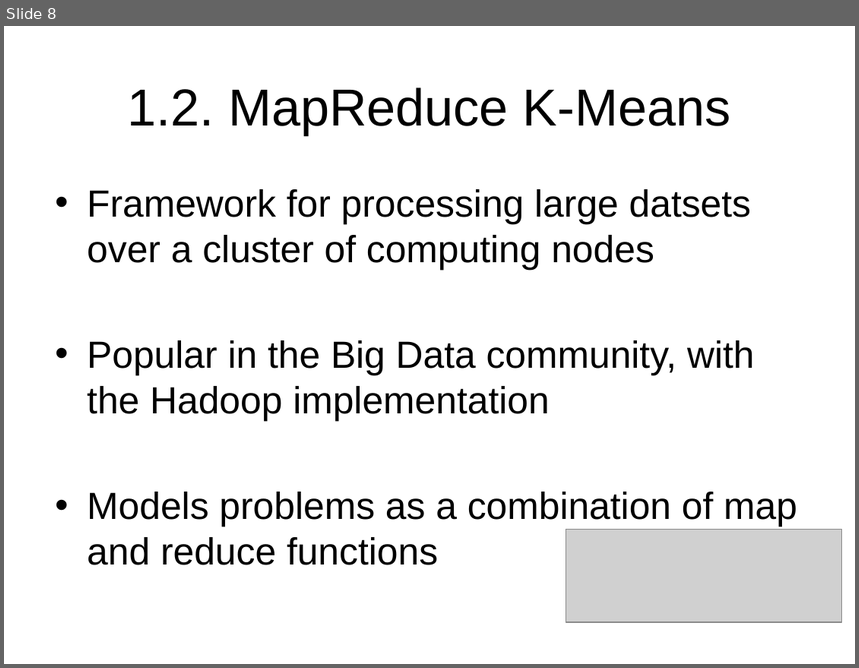
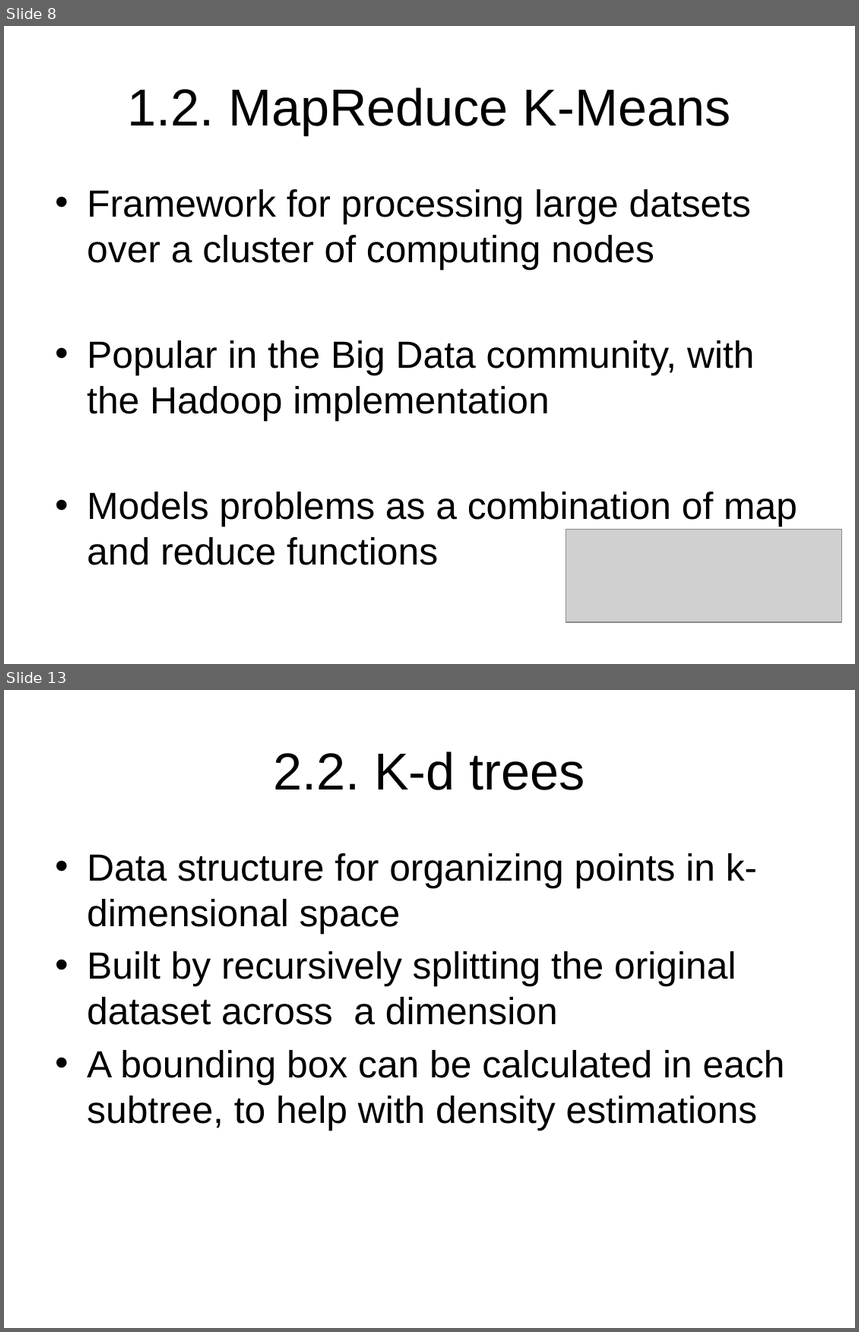
Before and after one commit to StefanSebastian/BeerReviewClustering, a slide deck: referate/amda/r1/presentation/presentation.pptx. Shown one above the other, each under a label of ours: slide 8 before the commit, slides 8 and 13 after it; the slides between them are not shown. The pictures are 859x668 and 859x1332 pixels, drawn with LibreOffice and Linux fonts; fonts in the diff are those of the drawing; grey boxes stand for pictures; background and template pictures are left out. Boxes give left, top, right and bottom in pixels: in the first picture for what was removed or moved away, otherwise in the second. Text is boxed around its words. In the diff, an @@ line names an element or a change of style, - is before the commit and + after.

```diff
--- a/referate/amda/r1/presentation/presentation.pptx
+++ b/referate/amda/r1/presentation/presentation.pptx
@@ slide 13 added at (x1=4, y1=690, x2=855, y2=1328), background picture (left out) @@
@@ title added at (x1=273, y1=752, x2=585, y2=790), 44 pt, text #000000 @@
+2.2. K-d trees
@@ text added at (x1=87, y1=853, x2=785, y2=1131), 32 pt, text #000000 @@
+• Data structure for organizing points in k-dimensional space
+• Built by recursively splitting the original dataset across a dimension
+• A bounding box can be calculated in each subtree, to help with density estimations
```
Also in this commit, not shown: 2 slides changed, 11 other slides added.
